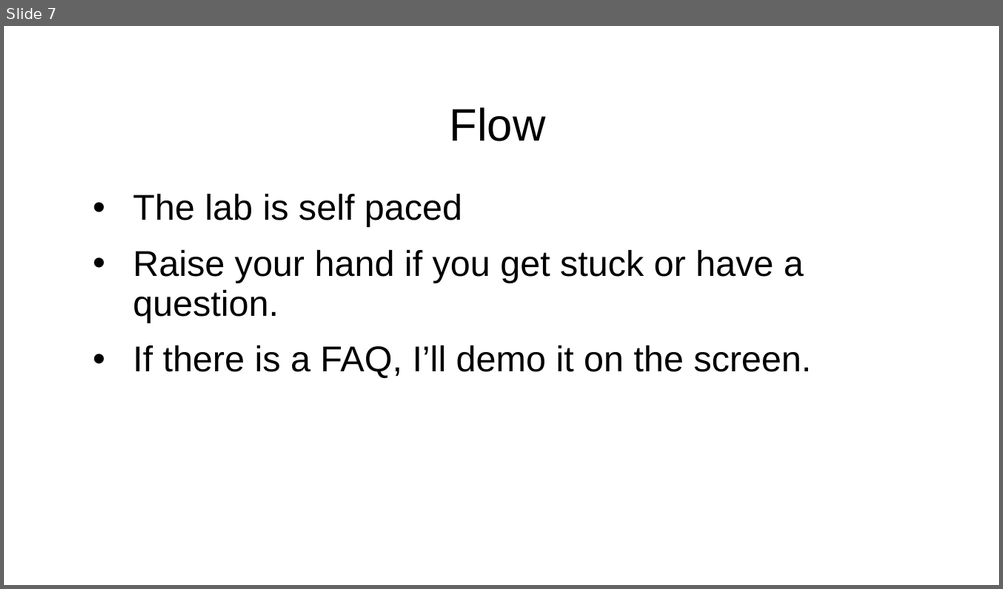
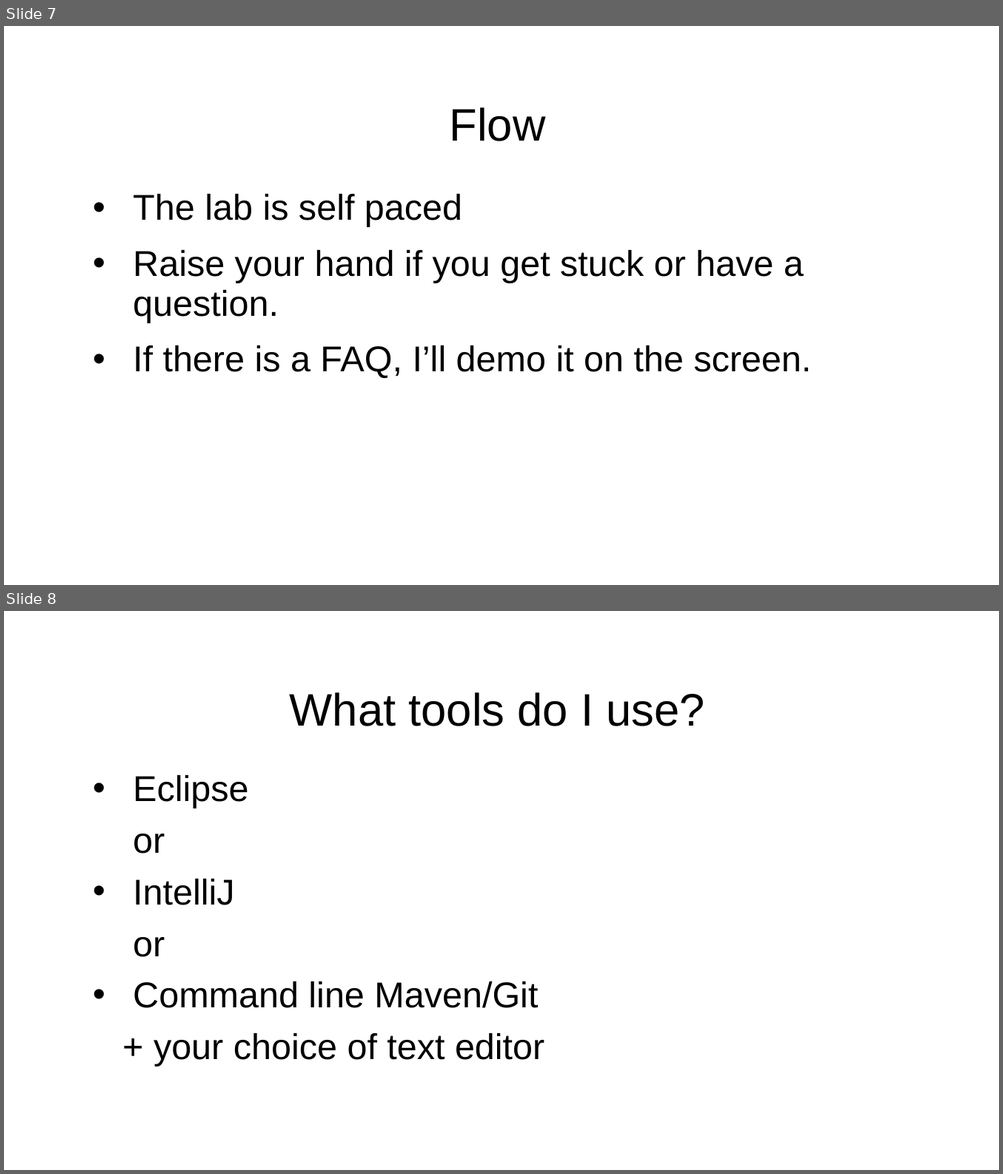
Before and after one commit to boyarsky/JavaOne2017-HOL-JUnit5, a slide deck: JUnit 5 HOL Intro Presentation.ppt. Shown one above the other, each under a label of ours: slide 7 before the commit, slides 7 and 8 after it. The pictures are 1003x589 and 1003x1174 pixels, drawn with LibreOffice and Linux fonts; fonts in the diff are those of the drawing; background and template pictures are left out. Boxes give left, top, right and bottom in pixels: in the first picture for what was removed or moved away, otherwise in the second. Text is boxed around its words. In the diff, an @@ line names an element or a change of style, - is before the commit and + after.

```diff
--- a/JUnit 5 HOL Intro Presentation.ppt
+++ b/JUnit 5 HOL Intro Presentation.ppt
@@ slide 8 added at [4, 611, 999, 1170], background picture (left out) @@
@@ title added at [290, 692, 705, 726], 33 pt, text #000000 @@
+What tools do I use?
@@ text added at [133, 775, 544, 1067], 26 pt, text #000000 @@
+• Eclipse
+or
+• IntelliJ
+or
+• Command line Maven/Git
++ your choice of text editor
```
Also in this commit, not shown: 2 slides changed, 1 other file.
